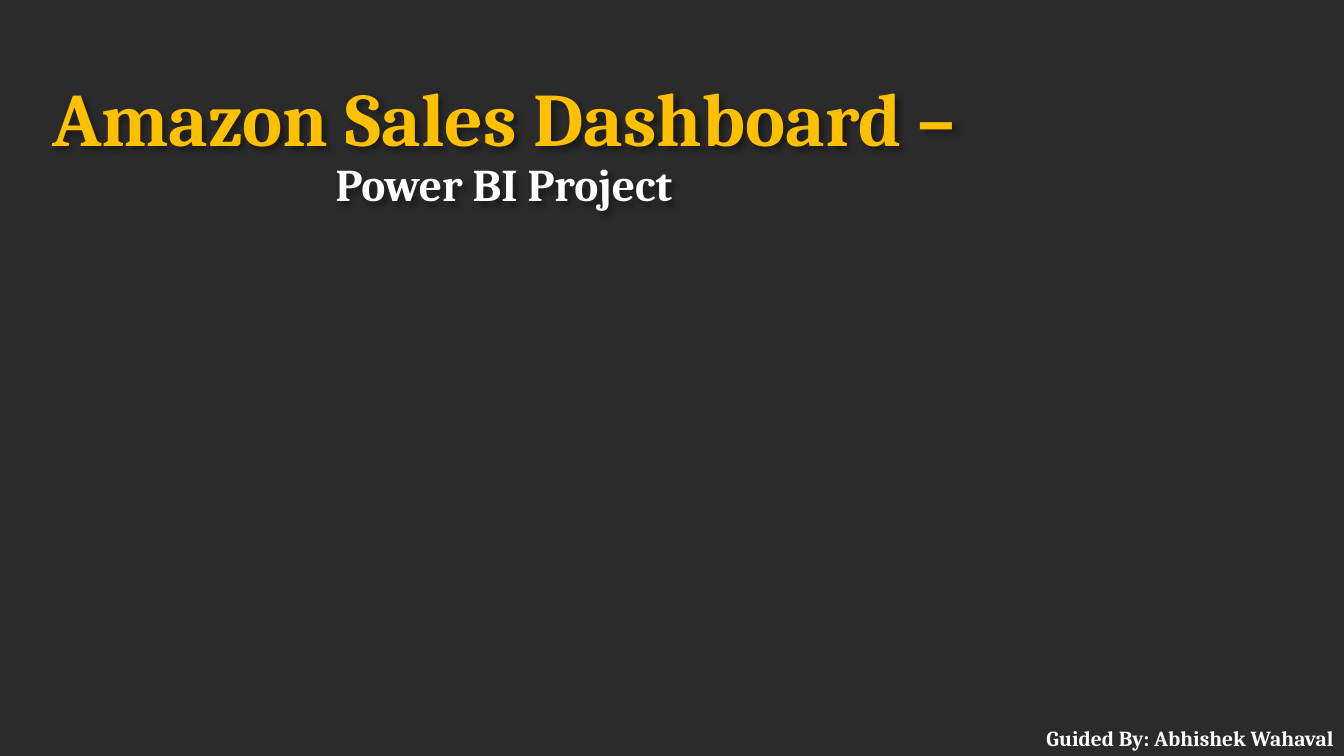
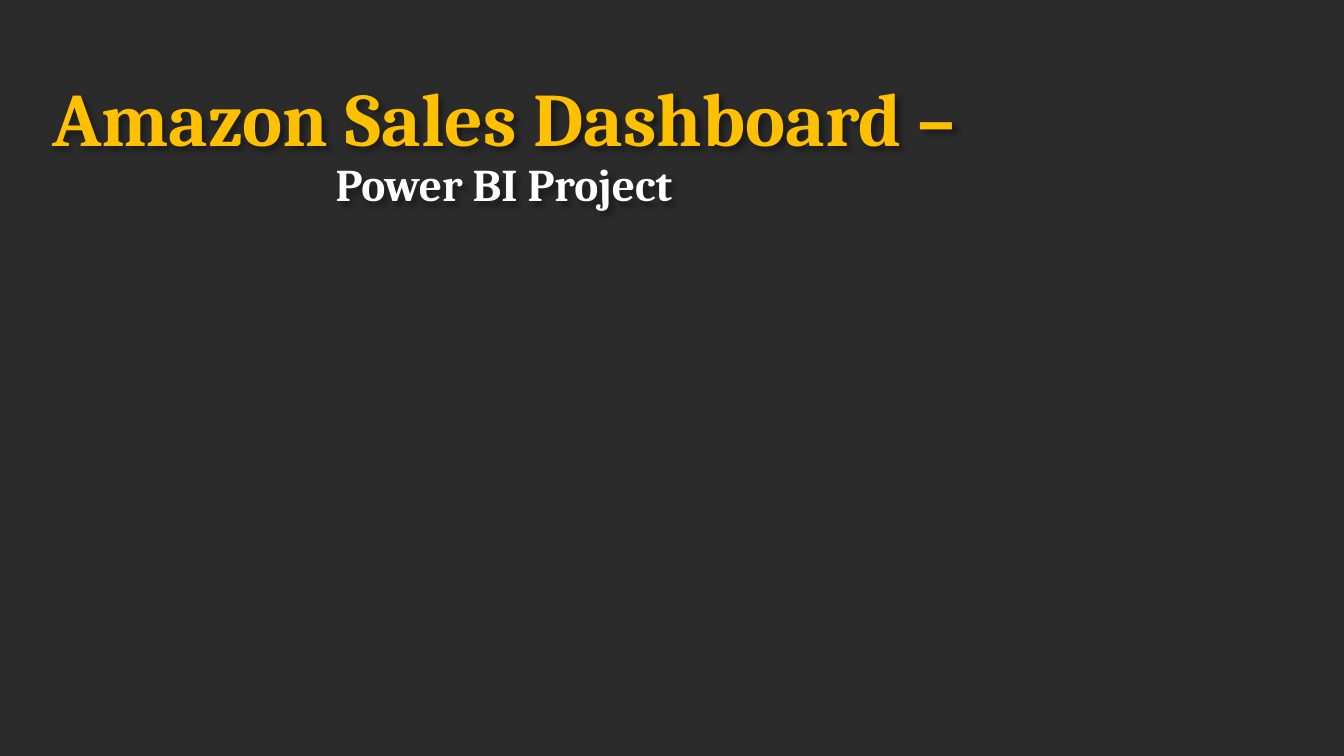
Before and after one commit to prafullwahatule/BI-Amazon-Sale-Report, a slide deck: slide 1 of Report/Amazon Sales Report.pptx. Drawn at 1344x756 pixels with LibreOffice and Linux fonts; fonts in the diff are those of the drawing; background and template pictures are left out; a plain dark background stands for a picture behind light text. Boxes give left, top, right and bottom in pixels: in the first picture for what was removed or moved away, otherwise in the second. Text is boxed around its words. In the diff, an @@ line names an element or a change of style, - is before the commit and + after.

```diff
--- a/Report/Amazon Sales Report.pptx
+++ b/Report/Amazon Sales Report.pptx
@@ subtitle removed at [1046, 731, 1334, 751] @@
-Guided By: Abhishek Wahaval
```
Also in this commit, not shown: 11 other slides changed, 1 other file.
